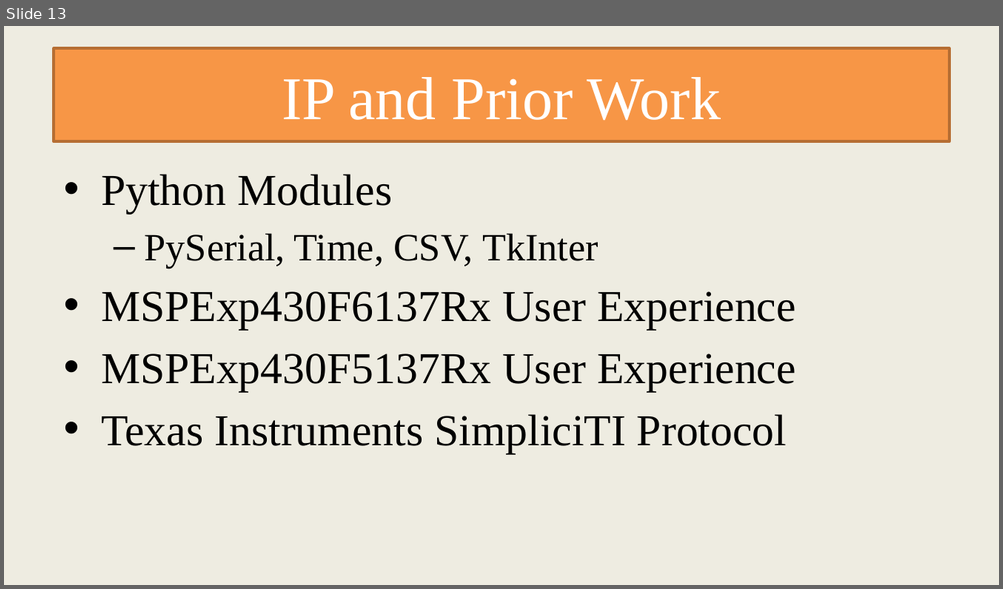
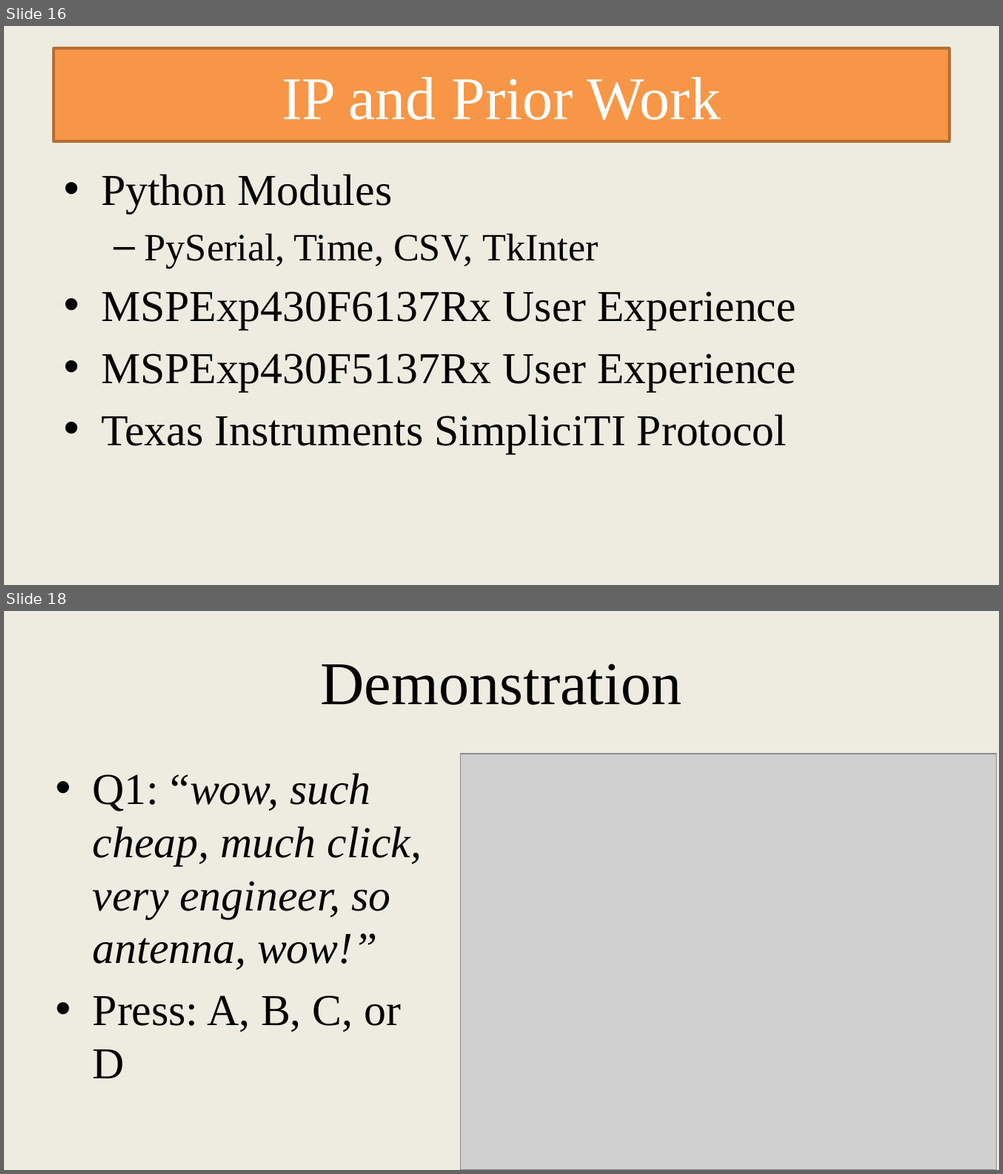
Before and after one commit to DroningOn/ECE411, a slide deck: ECE 411 Presentation/T08Presentation.pptx. Shown one above the other, each under a label of ours: slide 13 before the commit, slides 16 and 18 after it; the slides between them are not shown. The pictures are 1003x589 and 1003x1174 pixels, drawn with LibreOffice and Linux fonts; fonts in the diff are those of the drawing; grey boxes stand for pictures. Boxes give left, top, right and bottom in pixels: in the first picture for what was removed or moved away, otherwise in the second. Text is boxed around its words. In the diff, an @@ line names an element or a change of style, - is before the commit and + after.

```diff
--- a/ECE 411 Presentation/T08Presentation.pptx
+++ b/ECE 411 Presentation/T08Presentation.pptx
@@ slide 18 added at (4, 611, 999, 1170), background #EEECE1 @@
@@ title added at (321, 664, 682, 705), 44 pt, text #000000 @@
+Demonstration
@@ picture added at (461, 755, 996, 1170) @@
@@ text added at (93, 773, 422, 1079), 32 pt, text #000000, italic @@
+• Q1: “wow, such cheap, much click, very engineer, so antenna, wow!”
+• Press: A, B, C, or D
@@ what was slide 13 is now slide 16 @@
```
Also in this commit, not shown: 5 slides changed, 5 other slides added, 4 slides removed, 2 other files.
